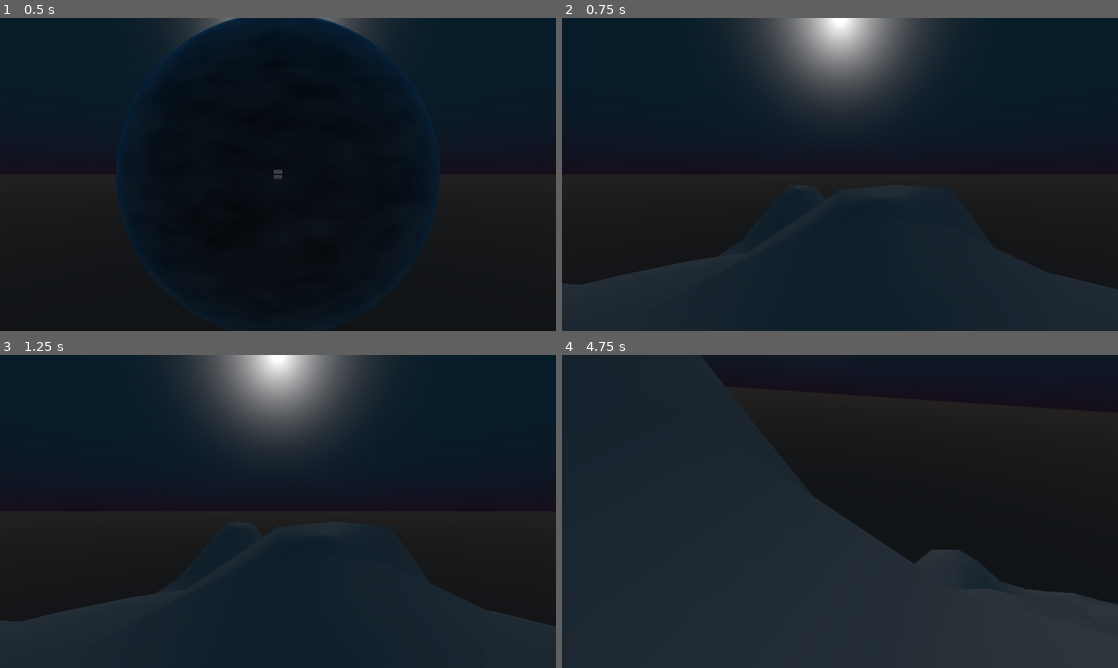
Above: before the commit, frames 1-4 (two rows, left to right).
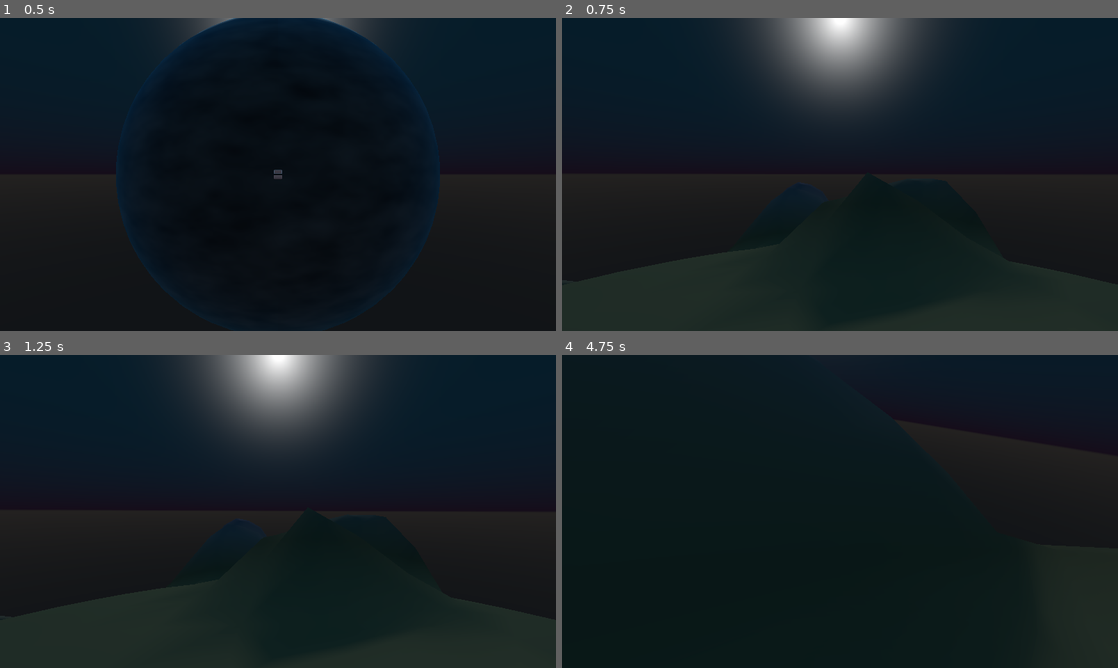
Above: after the commit, the same moments.

Repository: Niemi-Bros-Entertainment/Godot-Wild-Jam-48
Game: Godot game, scene res://Scenes/Title.tscn
Two runs of this game, one before a commit and one after it. Both use one fixed random seed, a clock stepped at 60 frames per second and the inputs below.
Inputs (mouse positions are in pixels of both pictures, inside the frame that each line leads up to):
- Up to frame 1 (0.5 s): no input
- Up to frame 2 (0.75 s): click "Engage" at 0.5 s
- Up to frame 3 (1.25 s): no input
- Up to frame 4 (4.75 s): tap Enter at 1.25 s; move the mouse to (867, 511) at 1.27 s; press the mouse at (867, 511) at 1.28 s; hold W (move_forward) from 1.28 s (still down); move the mouse to (812, 511) at 2.02 s; release the mouse at (812, 511) at 2.03 s; click (812, 511) at 2.1 s; move the mouse to (851, 505) at 2.77 s; press the mouse at (851, 505) at 2.78 s; move the mouse to (834, 517) at 3.52 s; release the mouse at (834, 517) at 3.53 s; click (834, 517) at 3.6 s; move the mouse to (878, 514) at 4.27 s; press the mouse at (878, 514) at 4.28 s

Frame 1 is identical in both runs. In frame 2, 0.5% of the frame differs, in the area x 0-85%, y 51-86%; in frame 3, 0.5%; in frame 4, 36%, in the area x 0-99%, y 46-100%.

Commit message:
Procedural planet coloring
-added material and gradient texture variables to planet data
-new shader for handling the gradient coloring of the planet/moon, certain data is passed to shader
-created new material for procedural moon
-added checks for already instanced TerrainFace children after data change in Planet.gd

Diff:
--- /dev/null
+++ b/Godot-Wild-Jam-48-Project/Materials/Moon_Procedural.tres
@@ -0,0 +1,16 @@
+[gd_resource type="ShaderMaterial" load_steps=4 format=2]
+
+[ext_resource path="res://Shaders/Moon_Procedural.tres" type="Shader" id=1]
+
+[sub_resource type="Gradient" id=5]
+colors = PoolColorArray( 0.542032, 0.613281, 0.345049, 1, 0.659426, 0.815503, 0.863281, 1 )
+
+[sub_resource type="GradientTexture" id=6]
+gradient = SubResource( 5 )
+width = 512
+
+[resource]
+shader = ExtResource( 1 )
+shader_param/minHeight = 50.0
+shader_param/maxHeight = 68.4528
+shader_param/heightColor = SubResource( 6 )
--- a/Godot-Wild-Jam-48-Project/Scenes/Prefabs/Moon/ProceduralPlanet.tscn
+++ b/Godot-Wild-Jam-48-Project/Scenes/Prefabs/Moon/ProceduralPlanet.tscn
@@ -1,8 +1,17 @@
-[gd_scene load_steps=8 format=2]
+[gd_scene load_steps=11 format=2]
 
 [ext_resource path="res://Scripts/Procedural/PlanetData.gd" type="Script" id=1]
 [ext_resource path="res://Scripts/Procedural/Planet.gd" type="Script" id=2]
 [ext_resource path="res://Scripts/Procedural/PlanetNoise.gd" type="Script" id=3]
+[ext_resource path="res://Materials/Moon_Procedural.tres" type="Material" id=4]
+
+[sub_resource type="Gradient" id=5]
+offsets = PoolRealArray( 0, 0.0990099, 0.376238, 0.816832 )
+colors = PoolColorArray( 0.882187, 1, 0.556468, 1, 0.542032, 0.613281, 0.345049, 1, 0.659426, 0.815503, 0.863281, 1, 0.680843, 0.644764, 1, 1 )
+
+[sub_resource type="GradientTexture" id=6]
+gradient = SubResource( 5 )
+width = 512
 
 [sub_resource type="OpenSimplexNoise" id=2]
 octaves = 9
@@ -18,7 +27,9 @@
 
 [sub_resource type="Resource" id=1]
 script = ExtResource( 1 )
-resolution = 25
+material = ExtResource( 4 )
+planetColor = SubResource( 6 )
+resolution = 50
 radius = 50.0
 planetNoise = [ SubResource( 3 ) ]
 
--- a/Godot-Wild-Jam-48-Project/Scripts/Procedural/Planet.gd
+++ b/Godot-Wild-Jam-48-Project/Scripts/Procedural/Planet.gd
@@ -20,6 +20,9 @@
 
 
 func on_data_changed():
+	if is_instance_valid(planetData):
+		planetData.reset()
+
 	if terrainFaces.empty():
 		terrainFaces.resize(NORMALS.size())
 		collisionShapes.resize(NORMALS.size())
@@ -30,7 +33,13 @@
 			collisionShapes[i] = cs
 			add_child(instance)
 			add_child(cs)
-	generate_mesh()
+			instance.generate_mesh(planetData)
+	else:
+		for child in get_children():
+			if child is TerrainFace:
+				(child as TerrainFace).generate_mesh(planetData)
+
+#	generate_mesh()
 	for i in range(collisionShapes.size()):
 		collisionShapes[i].shape = terrainFaces[i].convexShape
 
--- a/Godot-Wild-Jam-48-Project/Scripts/Procedural/PlanetData.gd
+++ b/Godot-Wild-Jam-48-Project/Scripts/Procedural/PlanetData.gd
@@ -1,6 +1,8 @@
 tool
 class_name PlanetData extends Resource
 
+export(Material) var material :Material setget set_material
+export(GradientTexture) var planetColor :GradientTexture setget set_planet_color
 export var resolution :int = 10 setget set_resolution
 export var radius :float = 50.0 setget set_radius
 export(Array, Resource) var planetNoise setget set_planet_noise
@@ -8,6 +10,26 @@
 #export var noise :OpenSimplexNoise setget set_noise
 #export var amplitude :float = 1.0 setget set_amplitude
 #export var minHeight :float = 1.0 setget set_min_height
+
+var minHeight :float = 99999.0
+var maxHeight :float = 0.0
+
+
+func reset():
+	minHeight = 99999.0
+	maxHeight = 0.0
+
+
+func set_planet_color(value):
+	planetColor = value
+	if planetColor != null and not planetColor.is_connected("changed", self, "on_data_changed"):
+		planetColor.connect("changed", self, "on_data_changed")
+	#emit_signal("changed")
+
+
+func set_material(value):
+	material = value
+	emit_signal("changed")
 
 
 func set_radius(value):
--- a/Godot-Wild-Jam-48-Project/Scripts/Procedural/TerrainFace.gd
+++ b/Godot-Wild-Jam-48-Project/Scripts/Procedural/TerrainFace.gd
@@ -16,7 +16,7 @@
 	name = str(_n)
 
 
-func construct_mesh(data :PlanetData):
+func generate_mesh(data :PlanetData):
 	var arrays :Array = [] # Array of mesh arrays
 	arrays.resize(Mesh.ARRAY_MAX)
 
@@ -45,6 +45,12 @@
 			var pointOnPlanet = data.point_on_planet(pointOnUnitSphere)
 			#vertexArray[i] = pointOnUnitSphere * data.radius
 			vertexArray[i] = pointOnPlanet
+
+			var l = pointOnPlanet.length()
+			if  l < data.minHeight:
+				data.minHeight = l
+			if l > data.maxHeight:
+				data.maxHeight = l
 
 			if x != resolution-1 and y != resolution-1:
 				indexArray[triIndex + 2] = i
@@ -77,44 +83,18 @@
 	arrays[Mesh.ARRAY_TEX_UV] = uvArray
 	arrays[Mesh.ARRAY_INDEX] = indexArray
 
-	call_deferred("_update_mesh", arrays)
+	call_deferred("_update_mesh", arrays, data)
 
 
-func _update_mesh(arrays :Array):
+func _update_mesh(arrays :Array, data :PlanetData):
 	proceduralMesh.clear_surfaces()
 	proceduralMesh.add_surface_from_arrays(Mesh.PRIMITIVE_TRIANGLES, arrays)
-	self.mesh = proceduralMesh
+	mesh = proceduralMesh
+	material_override = data.material
+	# create collision mesh
 	convexShape = mesh.create_trimesh_shape()
 
-
-#func construct_mesh():
-#	var verts = PoolVector3Array()
-#	verts.resize(resolution * resolution)
-#	var triangles = Array()
-#	triangles.resize((resolution-1) * (resolution-1) * 6)
-#	var triIndex :int = 0
-#
-#	for y in range(resolution):
-#		for x in range(resolution):
-#			var i = x + y * resolution
-#			var percent = Vector2(x, y) / (resolution - 1)
-#			var pointOnUnitCube = normal + (percent.x - 0.5) * 2 * axisA + (percent.y - 0.5) * 2 * axisB
-#			verts[i] = pointOnUnitCube
-#
-#			if x != resolution-1 and y != resolution-1:
-#				triangles[triIndex] = i
-#				triangles[triIndex + 1] = i+resolution+1
-#				triangles[triIndex + 2] = i+resolution
-#
-#				triangles[triIndex + 3] = i
-#				triangles[triIndex + 4] = i+1
-#				triangles[triIndex + 5] = i+resolution+1
-#				triIndex += 6
-#
-#	proceduralMesh.clear_surfaces()
-#	var resultArrays :Array = []
-#	resultArrays.resize(ArrayMesh.ARRAY_MAX)
-#	resultArrays[ArrayMesh.ARRAY_VERTEX] = verts
-#	proceduralMesh.add_surface_from_arrays(Mesh.PRIMITIVE_TRIANGLES, resultArrays)
-#	mesh = proceduralMesh
-#
+	if material_override:
+		material_override.set_shader_param("heightColor", data.planetColor)
+		material_override.set_shader_param("minHeight", data.minHeight)
+		material_override.set_shader_param("maxHeight", data.maxHeight)
--- /dev/null
+++ b/Godot-Wild-Jam-48-Project/Shaders/Moon_Procedural.tres
@@ -0,0 +1,22 @@
+[gd_resource type="Shader" format=2]
+
+[resource]
+code = "shader_type spatial;
+
+uniform float minHeight;
+uniform float maxHeight;
+uniform sampler2D heightColor;
+
+varying float height;
+
+void vertex()
+{
+	height = length(VERTEX);
+}
+
+void fragment()
+{
+	float t = height / (maxHeight - minHeight) - (minHeight / (maxHeight-minHeight));
+	vec3 color = texture(heightColor, vec2(t, 0.0)).rgb;
+	ALBEDO = vec3(color);
+}"
